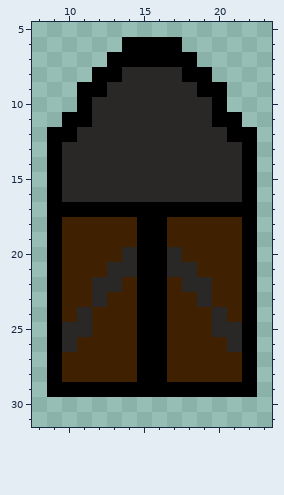
A pixel-art sprite gets an edit: ThisGameMustBeDone/src/res/bullet.png. The picture above is the old version.
The file is 256x256 pixels, drawn in blocks of 8x8; one block is one cell here. Shown: x 8..23, y 5..31.
The same view after the edit:
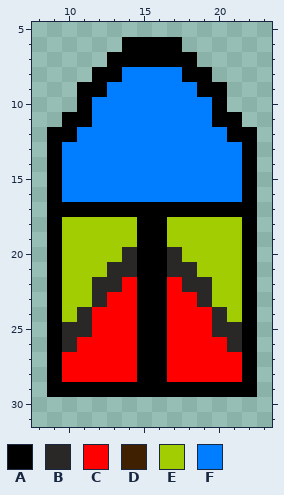
Palette (. is transparent): A #000000  B #2a2727  C #ff0000  D #3f2102  E #a2cd03  F #007eff
What changed:
Changed rows in their new state; - is an unchanged pixel.
first column x 10:
 8 ----FFFF----
 9 ---FFFFFF---
10 --FFFFFFFF--
11 --FFFFFFFF--
12 -FFFFFFFFFF-
13 FFFFFFFFFFFF
14 FFFFFFFFFFFF
15 FFFFFFFFFFFF
16 FFFFFFFFFFFF
18 EEEEE--EEEEE
19 EEEEE--EEEEE
20 EEEE----EEEE
21 EEE------EEE
22 EE--C--C--EE
23 EE-CC--CC-EE
24 E-CCC--CCC-E
25 --CCC--CCC--
26 -CCCC--CCCC-
27 CCCCC--CCCCC
28 CCCCC--CCCCC
Where, in picture pixels (left, top, right, bottom), the same in both pictures:
changed: (62, 67, 242, 382)
